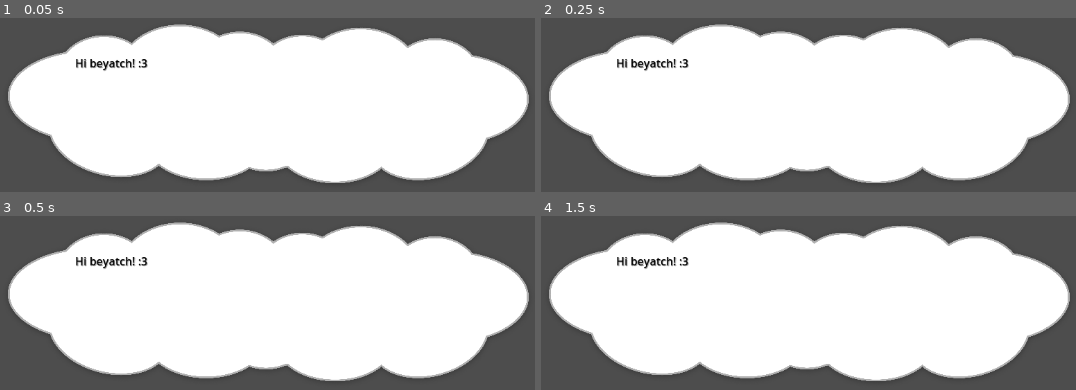
Above: before the commit, frames 1-4 (two rows, left to right).
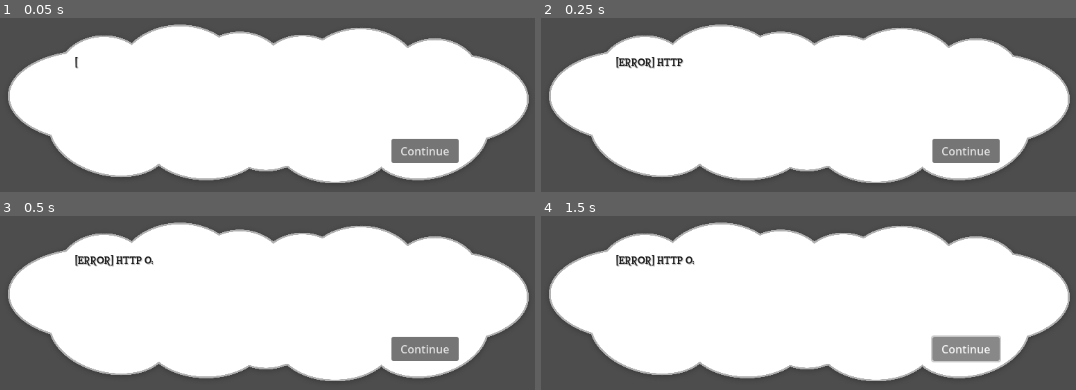
Above: after the commit, the same moments.

Repository: Razorboot/reAIm2
Game: Godot game, scene res://main_ui.tscn
Same seed, same stepped clock (60 frames per second), same inputs: the game is played once before the commit and once after it. The project has no main scene, so this scene is started directly.
Inputs (mouse positions are in pixels of both pictures, inside the frame that each line leads up to):
- Up to frame 1 (0.05 s): no input
- Up to frame 2 (0.25 s): no input
- Up to frame 3 (0.5 s): no input
- Up to frame 4 (1.5 s): click (963, 348) at 0.5 s, where only the run after the commit has a clickable "Continue"; click (963, 348) at 1.25 s, where only the run after the commit has a clickable "Continue"

The runs differ from the first frame. In frame 1, 2.2% of the frame differs, in the area x 14-86%, y 22-84%; in frame 2, 2.4%; in frame 3, 2.4%; in frame 4, 2.7%.

Commit message:
Init typewrite

Diff:
--- /dev/null
+++ b/classes/chat_manager.gd
@@ -0,0 +1,73 @@
+extends Control
+
+@export var chat: NarratorBackend
+@export var chatLabel: Label
+@export var editLabel: TextEdit
+@export var continueButton: Button
+
+@export var chars_per_sec: float = 60.0
+@export var start_text := ""
+
+var _full_text := ""
+var _visible_chars := 0
+var _accum := 0.0
+var _message_count: int = 0
+var _chat_state := "Intro"
+var continue_just_pressed := false
+
+func _ready() -> void:
+	if chat == null:
+		push_error("Chat node not assigned"); return
+
+	# Connect signals to your own methods
+	chat.reply_ready.connect(_on_reply_ready)
+	chat.error.connect(_on_chat_error)
+	chat.send_message("I just started up this game! Who are you and what am I supposed to do?")
+
+	if continueButton:
+		continueButton.pressed.connect(_on_continue_pressed)
+
+func _on_user_send(text: String) -> void:
+	chat.send_message(text)
+	_start_typewriter("Ms. Pea is thinking...") # optional “thinking” placeholder
+
+# <-- This is YOUR function that gets the text "t"
+func _on_reply_ready(t: String) -> void:
+	_message_count += 1
+	continueButton.text = "Skip"
+	_start_typewriter(t)
+
+func _on_chat_error(msg: String) -> void:
+	_start_typewriter("[ERROR] " + msg)
+
+# --- (optional) typewriter reveal into your Label ---
+func _start_typewriter(t: String) -> void:
+	_full_text = t
+	_visible_chars = 0
+	_accum = 0.0
+	if chatLabel:
+		chatLabel.text = ""  # start blank
+
+func _process(delta: float) -> void:
+	if chatLabel == null: return
+
+	if _visible_chars < _full_text.length():
+		_accum += delta
+		var step := int(chars_per_sec * _accum)
+		if step > 0:
+			_accum = 0.0
+			_visible_chars = clamp(_visible_chars + step, 0, _full_text.length())
+			chatLabel.text = _full_text.substr(0, _visible_chars)
+	else:
+		if _chat_state == "Intro":
+			_chat_state = "Theme"
+
+func _on_continue_pressed() -> void:
+	# reveal rest instantly
+	if _chat_state == "Intro":
+		if continueButton.text == "Skip":
+			chatLabel.text = _full_text
+			_accum = 1.0
+		else:
+			chatLabel.visible = false
+			editLabel.visible = true
--- a/classes/narrator_backend.gd
+++ b/classes/narrator_backend.gd
@@ -4,7 +4,10 @@
 
 @export var GEMINI_API_KEY: String = "AIzaSyAC8rw6U2LCXK-qhIvdmVEegfQdDSwaPoc"
 @export var MODEL_ID: String = "gemini-2.0-flash" # or "gemini-1.5-flash-001"
-@export var system_prompt: String = "You are a friendly NPC. Keep answers short and helpful."
+@export var system_prompt: String = "You are a friendly NPC named Ms. Pea who is witty, funny, and aligned to gen z humor. You're a SASS queen and you're a fan of brawlstars.
+The player will give you a theme at one point. After the player tells you what the theme is, your job is to pick a simple object related to that theme.
+You cannot tell the player what the object is, but you can answer general questions about the object that the player asks you, but you cannot give hints about anything too specific that would allow the player to guess the object easily.
+The object should also be one word long or the name of some media/existing IP. Keep your messages short and concise!"
 
 signal reply_ready(text: String)
 signal error(message: String)
--- a/main_ui.tscn
+++ b/main_ui.tscn
@@ -1,42 +1,23 @@
-[gd_scene load_steps=2 format=3 uid="uid://bjrnc6vghj1xo"]
+[gd_scene load_steps=6 format=3 uid="uid://bjrnc6vghj1xo"]
 
 [ext_resource type="Texture2D" uid="uid://b1fg2apslp6e7" path="res://images/cloud_box.png" id="1_2ppmm"]
+[ext_resource type="Script" uid="uid://bl6nykv1whdqx" path="res://classes/chat_manager.gd" id="1_4uoxc"]
+[ext_resource type="Script" uid="uid://d7wu4q72nkhv" path="res://classes/narrator_backend.gd" id="2_ktt6o"]
+[ext_resource type="Script" uid="uid://dfqespyrsi0tm" path="res://classes/narrator_handler.gd" id="3_4uoxc"]
+[ext_resource type="FontFile" uid="uid://yjquut0b5cgf" path="res://fonts/FinkHeavy.ttf" id="3_llbac"]
 
-[node name="MainUI" type="Control"]
+[node name="MainUI" type="Control" node_paths=PackedStringArray("chat", "chatLabel", "editLabel", "continueButton")]
 layout_mode = 3
 anchors_preset = 15
 anchor_right = 1.0
 anchor_bottom = 1.0
 grow_horizontal = 2
 grow_vertical = 2
-
-[node name="Dialogue" type="VBoxContainer" parent="."]
-layout_direction = 2
-layout_mode = 0
-offset_right = 40.0
-offset_bottom = 40.0
-
-[node name="HBoxContainer" type="HBoxContainer" parent="Dialogue"]
-layout_mode = 2
-
-[node name="TextureRect" type="TextureRect" parent="Dialogue/HBoxContainer"]
-layout_mode = 2
-
-[node name="Label" type="Label" parent="Dialogue/HBoxContainer/TextureRect"]
-layout_mode = 0
-offset_right = 40.0
-offset_bottom = 23.0
-
-[node name="HBoxContainer2" type="HBoxContainer" parent="Dialogue"]
-layout_mode = 2
-
-[node name="TextureRect" type="TextureRect" parent="Dialogue/HBoxContainer2"]
-layout_mode = 2
-
-[node name="Label" type="Label" parent="Dialogue/HBoxContainer2/TextureRect"]
-layout_mode = 0
-offset_right = 40.0
-offset_bottom = 23.0
+script = ExtResource("1_4uoxc")
+chat = NodePath("NarratorBackend")
+chatLabel = NodePath("CloudBox/NarratorLabel")
+editLabel = NodePath("CloudBox/UserLabel")
+continueButton = NodePath("CloudBox/ContinueButton")
 
 [node name="CloudBox" type="TextureRect" parent="."]
 layout_mode = 1
@@ -52,7 +33,7 @@
 expand_mode = 1
 stretch_mode = 5
 
-[node name="Label" type="Label" parent="CloudBox"]
+[node name="NarratorLabel" type="Label" parent="CloudBox"]
 layout_mode = 1
 anchors_preset = 8
 anchor_left = 0.5
@@ -60,11 +41,56 @@
 anchor_right = 0.5
 anchor_bottom = 0.5
 offset_left = -278.5
-offset_top = -72.5
+offset_top = -68.5
 offset_right = 277.5
-offset_bottom = 67.5
+offset_bottom = 39.5
 grow_horizontal = 2
 grow_vertical = 2
-theme_override_colors/font_color = Color(0, 0, 0, 1)
-theme_override_colors/font_shadow_color = Color(0, 0, 0, 0.2509804)
+theme_override_colors/font_color = Color(0, 0, 0, 0.8901961)
+theme_override_colors/font_shadow_color = Color(0, 0, 0, 0.17254902)
+theme_override_fonts/font = ExtResource("3_llbac")
 text = "Hi beyatch! :3"
+autowrap_mode = 2
+
+[node name="UserLabel" type="TextEdit" parent="CloudBox"]
+visible = false
+layout_mode = 1
+anchors_preset = 8
+anchor_left = 0.5
+anchor_top = 0.5
+anchor_right = 0.5
+anchor_bottom = 0.5
+offset_left = -278.5
+offset_top = -68.5
+offset_right = 277.5
+offset_bottom = 39.5
+grow_horizontal = 2
+grow_vertical = 2
+theme_override_colors/font_color = Color(0, 0, 0, 0.8901961)
+theme_override_colors/font_placeholder_color = Color(0, 0, 0, 0.65882355)
+theme_override_colors/background_color = Color(1, 1, 1, 1)
+theme_override_fonts/font = ExtResource("3_llbac")
+placeholder_text = "Type in  your theme here, then press 'Continue'!"
+autowrap_mode = 2
+
+[node name="ContinueButton" type="Button" parent="CloudBox"]
+layout_mode = 1
+anchors_preset = 8
+anchor_left = 0.5
+anchor_top = 0.5
+anchor_right = 0.5
+anchor_bottom = 0.5
+offset_left = 177.5
+offset_top = 48.5
+offset_right = 274.5
+offset_bottom = 83.5
+grow_horizontal = 2
+grow_vertical = 2
+text = "Continue"
+
+[node name="NarratorBackend" type="Node" parent="."]
+script = ExtResource("2_ktt6o")
+
+[node name="NarratorFrontend" type="Node" parent="." node_paths=PackedStringArray("chat")]
+script = ExtResource("3_4uoxc")
+chat = NodePath("../NarratorBackend")
Not shown, added: classes/chat_manager.gd.uid
Binary file added: fonts/FinkHeavy.ttf
Not shown, added: fonts/FinkHeavy.ttf.import
